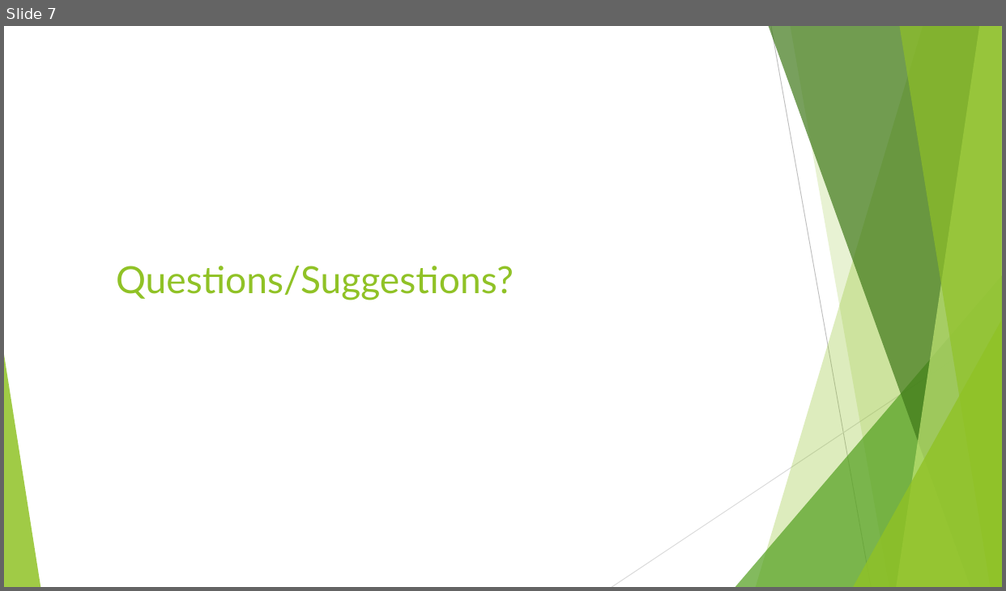
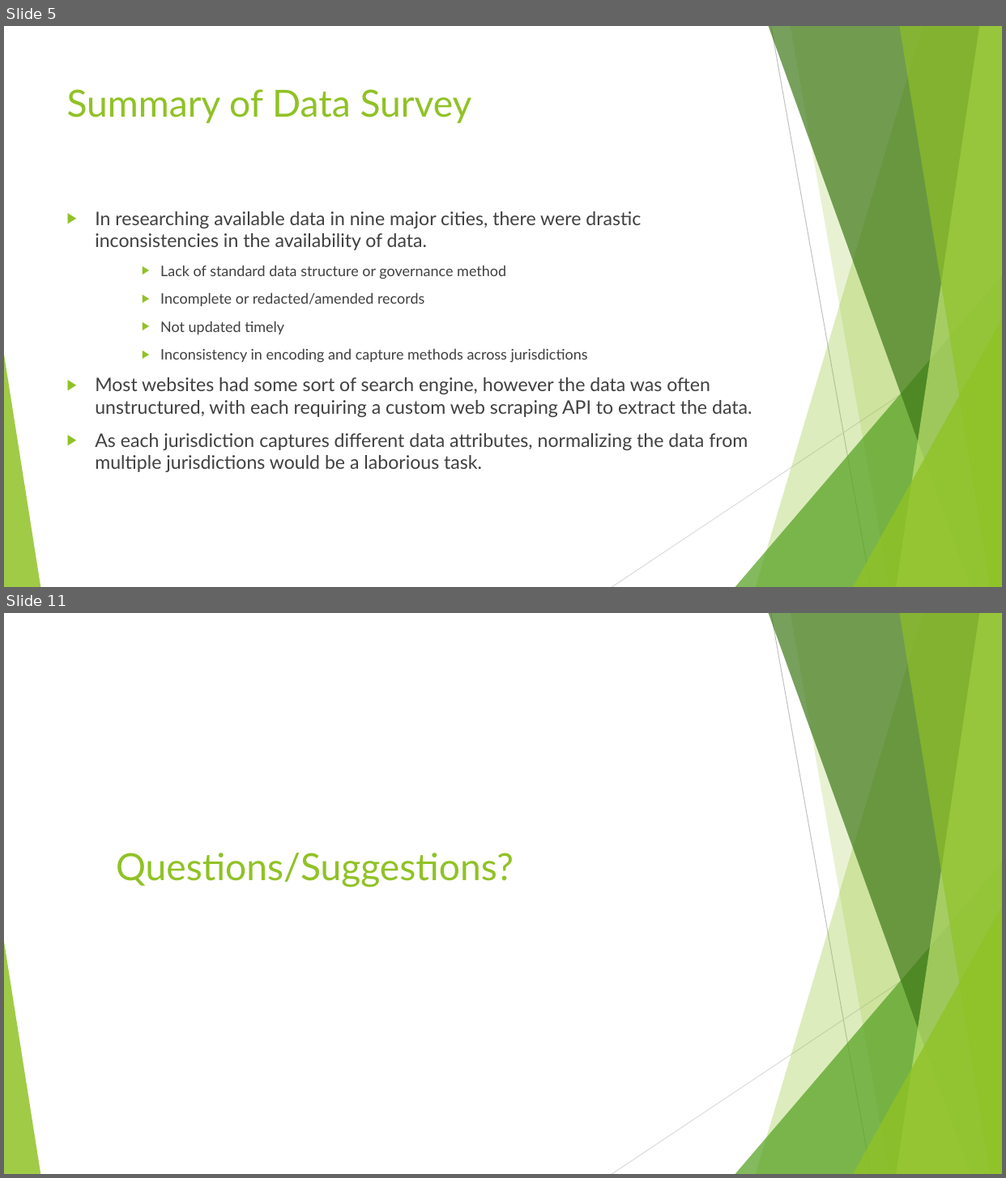
Before and after one commit to NelsonFoster/Data-Science-Capstone, a slide deck: Documentation/MidtermPresentation07182019.pptx. Shown one above the other, each under a label of ours: slide 7 before the commit, slides 5 and 11 after it; the slides between them are not shown. The pictures are 1006x591 and 1006x1178 pixels, drawn with LibreOffice and Linux fonts; fonts in the diff are those of the drawing. Boxes give left, top, right and bottom in pixels: in the first picture for what was removed or moved away, otherwise in the second. Text is boxed around its words. In the diff, an @@ line names an element or a change of style, - is before the commit and + after.

```diff
--- a/Documentation/MidtermPresentation07182019.pptx
+++ b/Documentation/MidtermPresentation07182019.pptx
@@ slide 5 added at box(4, 26, 1002, 587), background #FFFFFF; not listed: 10 template elements that a slide beside it also shows @@
@@ title added at box(67, 89, 472, 123), 36 pt, text #90C226 @@
+Summary of Data Survey
@@ text added at box(95, 211, 752, 472), 18 pt, text #404040 @@
+▶ In researching available data in nine major cities, there were drastic inconsistencies in the availability of data.
+    ▶ Lack of standard data structure or governance method
+    ▶ Incomplete or redacted/amended records
+    ▶ Not updated timely
+    ▶ Inconsistency in encoding and capture methods across jurisdictions
+▶ Most websites had some sort of search engine, however the data was often unstructured, with each requiring a custom web scraping API to extract the data.
+▶ As each jurisdiction captures different data attributes, normalizing the data from multiple jurisdictions would be a laborious task.
@@ what was slide 7 is now slide 11 @@
```
Also in this commit, not shown: 4 slides changed, 5 other slides added, 2 slides removed, 5 other files.
